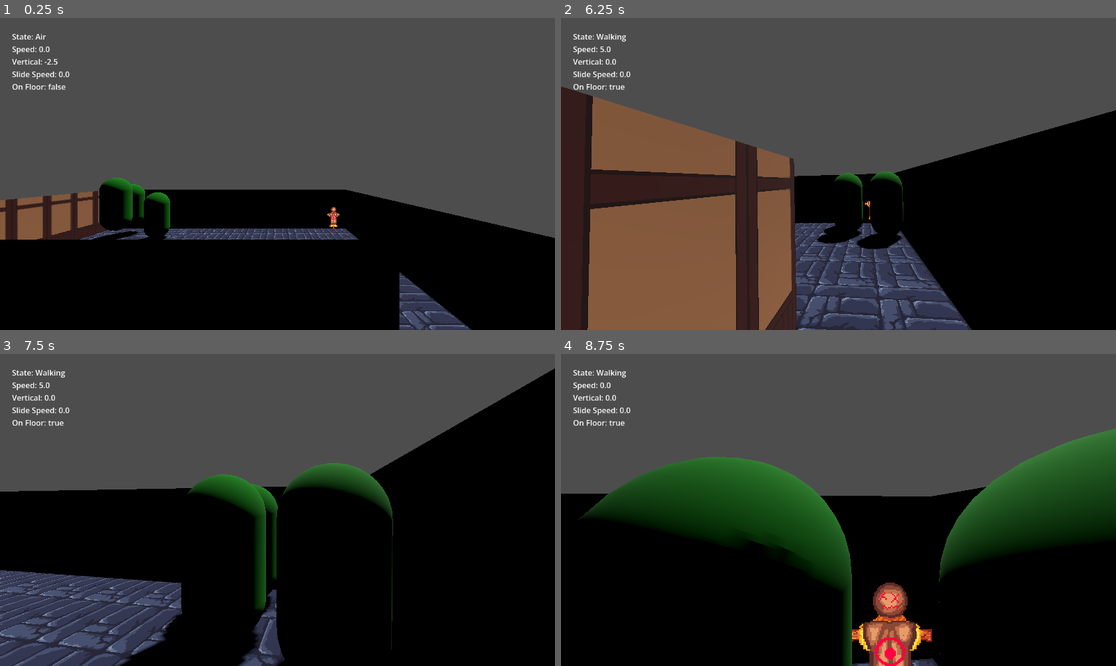
Above: before the commit, frames 1-4 (two rows, left to right).
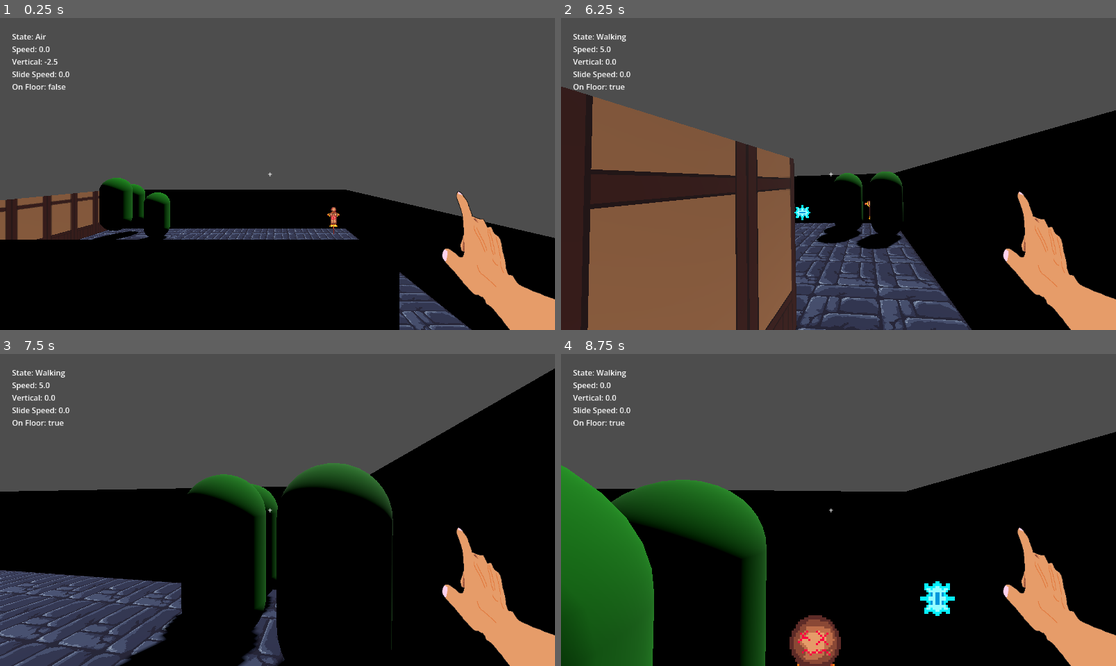
Above: after the commit, the same moments.

Repository: collinlongoria/dead-of-the-roundtable
Game: Godot game, scene res://Scenes/sandbox.tscn
Two runs of this game, one before a commit and one after it. Both use one fixed random seed, a clock stepped at 60 frames per second and the inputs below. The project has no main scene, so this scene is started directly.
Inputs (mouse positions are in pixels of both pictures, inside the frame that each line leads up to):
- Up to frame 1 (0.25 s): no input
- Up to frame 2 (6.25 s): move the mouse to (866, 174) at 0.52 s; hold Ctrl (slide) 0.53-1.28 s; hold W (move_forward) 0.53-5.78 s; tap Shift (sprint) at 0.8, 1.35, 3.05, 3.6, 5.3, 5.85 s; move the mouse to (810, 174) at 1.27 s; click (810, 174) at 1.55 s; move the mouse to (849, 167) at 2.02 s; press the mouse at (849, 167) at 2.03 s; tap Ctrl (slide) at 2.3, 2.85, 4.55 s; move the mouse to (832, 180) at 2.77 s; release the mouse at (832, 180) at 2.78 s; move the mouse to (877, 177) at 3.52 s; press the mouse at (877, 177) at 3.53 s; move the mouse to (794, 170) at 4.27 s; release the mouse at (794, 170) at 4.28 s; click (794, 170) at 4.35 s; move the mouse to (844, 174) at 5.02 s; hold Ctrl (slide) 5.03-5.78 s; tap Enter at 5.75 s; move the mouse to (816, 167) at 5.77 s; hold D (move_right) from 5.78 s (still down); click (816, 167) at 6.05 s
- Up to frame 3 (7.5 s): move the mouse to (305, 510) at 6.52 s; release D (move_right) at 6.53 s; press the mouse at (305, 510) at 6.53 s; hold W (move_forward) from 6.53 s (still down); tap Ctrl (slide) at 6.8, 7.35 s; move the mouse to (249, 510) at 7.27 s; release the mouse at (249, 510) at 7.28 s
- Up to frame 4 (8.75 s): keep holding W (move_forward); tap Shift (sprint) at 7.55, 8.1 s; move the mouse to (849, 503) at 8.02 s; press the mouse at (849, 503) at 8.03 s

The runs differ from the first frame. In frame 1, 3.4% of the frame differs, in the area x 48-100%, y 49-100%; in frame 2, 3.5%; in frame 3, 3.4%; in frame 4, 35%, in the area x 0-100%, y 23-100%.

Commit message:
spell resources and shooting (and hud)

Diff:
--- /dev/null
+++ b/Dead Of The Roundtable/Resources/SpellData/fireball.tres
@@ -0,0 +1,12 @@
+[gd_resource type="Resource" script_class="SpellData" format=3 uid="uid://c07j4mj04gbj0"]
+
+[ext_resource type="PackedScene" uid="uid://trwlac7ermtm" path="res://Scenes/fireball.tscn" id="1_527uf"]
+[ext_resource type="Script" uid="uid://drio2w8dn8u24" path="res://Scripts/spell_data.gd" id="1_n2bl7"]
+
+[resource]
+script = ExtResource("1_n2bl7")
+spell_name = "Fireball"
+damage = 60.0
+fire_rate = 1.0
+projectile_scene = ExtResource("1_527uf")
+metadata/_custom_type_script = "uid://drio2w8dn8u24"
--- /dev/null
+++ b/Dead Of The Roundtable/Resources/SpellData/ice_shard.tres
@@ -0,0 +1,13 @@
+[gd_resource type="Resource" script_class="SpellData" format=3 uid="uid://dn0h77o3w5pve"]
+
+[ext_resource type="Script" uid="uid://drio2w8dn8u24" path="res://Scripts/spell_data.gd" id="1_ajlup"]
+[ext_resource type="PackedScene" uid="uid://cq85x6ryq1343" path="res://Scenes/ice_shard.tscn" id="1_i3dpj"]
+
+[resource]
+script = ExtResource("1_ajlup")
+spell_name = "Ice Shard"
+damage = 20.0
+fire_rate = 0.3
+automatic = true
+projectile_scene = ExtResource("1_i3dpj")
+metadata/_custom_type_script = "uid://drio2w8dn8u24"
--- /dev/null
+++ b/Dead Of The Roundtable/Scenes/fireball.tscn
@@ -0,0 +1,17 @@
+[gd_scene format=3 uid="uid://trwlac7ermtm"]
+
+[ext_resource type="Texture2D" uid="uid://biojv6p1t0nb0" path="res://Assets/Sprites/bad_fireball.png" id="1_xi7wk"]
+
+[sub_resource type="SphereShape3D" id="SphereShape3D_xi7wk"]
+
+[node name="Fireball" type="RigidBody3D" unique_id=797516097]
+
+[node name="Sprite" type="Sprite3D" parent="." unique_id=1546738863]
+billboard = 1
+texture_filter = 0
+texture = ExtResource("1_xi7wk")
+hframes = 3
+
+[node name="CollisionShape3D" type="CollisionShape3D" parent="." unique_id=1444641925]
+transform = Transform3D(0.2, 0, 0, 0, 0.2, 0, 0, 0, 0.2, 0, 0, 0)
+shape = SubResource("SphereShape3D_xi7wk")
--- /dev/null
+++ b/Dead Of The Roundtable/Scenes/hud.tscn
@@ -0,0 +1,40 @@
+[gd_scene format=3 uid="uid://bvbxtf6nwtyp1"]
+
+[ext_resource type="Texture2D" uid="uid://crshtyp8ewpsp" path="res://Assets/Sprites/bad_hand.png" id="1_e0onf"]
+
+[node name="Hud" type="Control" unique_id=1583769511]
+layout_mode = 3
+anchors_preset = 15
+anchor_right = 1.0
+anchor_bottom = 1.0
+grow_horizontal = 2
+grow_vertical = 2
+mouse_filter = 2
+
+[node name="HandTexture" type="TextureRect" parent="." unique_id=1625981799]
+layout_mode = 1
+anchors_preset = 3
+anchor_left = 1.0
+anchor_top = 1.0
+anchor_right = 1.0
+anchor_bottom = 1.0
+offset_left = -640.0
+offset_top = -480.0
+grow_horizontal = 0
+grow_vertical = 0
+texture = ExtResource("1_e0onf")
+
+[node name="Crosshair" type="Label" parent="." unique_id=284929956]
+layout_mode = 1
+anchors_preset = 8
+anchor_left = 0.5
+anchor_top = 0.5
+anchor_right = 0.5
+anchor_bottom = 0.5
+offset_left = -20.0
+offset_top = -11.5
+offset_right = 20.0
+offset_bottom = 11.5
+grow_horizontal = 2
+grow_vertical = 2
+text = "+"
--- /dev/null
+++ b/Dead Of The Roundtable/Scenes/ice_shard.gd
@@ -0,0 +1,13 @@
+extends Area3D
+
+var damage: float = 0.0
+var speed: float = 10.0
+
+func _physics_process(delta: float) -> void:
+	position -= transform.basis.z * speed * delta
+
+func _on_body_entered(body: Node3D) -> void:
+	if body.has_method("take_damage"):
+		body.take_damage(damage)
+
+	queue_free()
--- /dev/null
+++ b/Dead Of The Roundtable/Scenes/ice_shard.tscn
@@ -0,0 +1,64 @@
+[gd_scene format=3 uid="uid://cq85x6ryq1343"]
+
+[ext_resource type="Texture2D" uid="uid://dmxarcc15yice" path="res://Assets/Sprites/bad_snowflake.png" id="1_23qfy"]
+[ext_resource type="Script" uid="uid://d4e2max3tqllx" path="res://Scenes/ice_shard.gd" id="1_w5rp8"]
+
+[sub_resource type="SphereShape3D" id="SphereShape3D_w5rp8"]
+
+[sub_resource type="Animation" id="Animation_w5rp8"]
+length = 0.001
+tracks/0/type = "value"
+tracks/0/imported = false
+tracks/0/enabled = true
+tracks/0/path = NodePath("Sprite:frame")
+tracks/0/interp = 1
+tracks/0/loop_wrap = true
+tracks/0/keys = {
+"times": PackedFloat32Array(0),
+"transitions": PackedFloat32Array(1),
+"update": 1,
+"values": [0]
+}
+
+[sub_resource type="Animation" id="Animation_fech5"]
+resource_name = "fly"
+length = 0.23333333
+loop_mode = 1
+tracks/0/type = "value"
+tracks/0/imported = false
+tracks/0/enabled = true
+tracks/0/path = NodePath("Sprite:frame")
+tracks/0/interp = 1
+tracks/0/loop_wrap = true
+tracks/0/keys = {
+"times": PackedFloat32Array(0, 0.1),
+"transitions": PackedFloat32Array(1, 1),
+"update": 1,
+"values": [0, 1]
+}
+
+[sub_resource type="AnimationLibrary" id="AnimationLibrary_u8r1m"]
+_data = {
+&"RESET": SubResource("Animation_w5rp8"),
+&"fly": SubResource("Animation_fech5")
+}
+
+[node name="IceShard" type="Area3D" unique_id=747440183]
+transform = Transform3D(10, 0, 0, 0, 10, 0, 0, 0, 10, 0, 0, 0)
+script = ExtResource("1_w5rp8")
+
+[node name="Sprite" type="Sprite3D" parent="." unique_id=2126748753]
+billboard = 1
+texture_filter = 0
+texture = ExtResource("1_23qfy")
+hframes = 2
+
+[node name="CollisionShape3D" type="CollisionShape3D" parent="." unique_id=1699675673]
+transform = Transform3D(0.2, 0, 0, 0, 0.2, 0, 0, 0, 0.2, 0, 0, 0)
+shape = SubResource("SphereShape3D_w5rp8")
+
+[node name="AnimationPlayer" type="AnimationPlayer" parent="." unique_id=1923551396]
+libraries/ = SubResource("AnimationLibrary_u8r1m")
+autoplay = &"fly"
+
+[connection signal="body_entered" from="." to="." method="_on_body_entered"]
--- a/Dead Of The Roundtable/Scenes/player.tscn
+++ b/Dead Of The Roundtable/Scenes/player.tscn
@@ -22,3 +22,6 @@
 [node name="PlayerCamera" type="Camera3D" parent="." unique_id=919823836]
 transform = Transform3D(1, 0, 0, 0, 1, 0, 0, 0, 1, 0, 0.7, 0)
 current = true
+
+[node name="SpellSpawnPoint" type="Marker3D" parent="PlayerCamera" unique_id=4784692]
+transform = Transform3D(1, 0, 0, 0, 1, 0, 0, 0, 1, 0.45838293, -0.40876555, -0.44317544)
--- a/Dead Of The Roundtable/Scenes/sandbox.tscn
+++ b/Dead Of The Roundtable/Scenes/sandbox.tscn
@@ -2,7 +2,9 @@
 
 [ext_resource type="PackedScene" uid="uid://dtwheaff3qch7" path="res://Scenes/player.tscn" id="1_d7bho"]
 [ext_resource type="PackedScene" uid="uid://ck2o87hv8ojnr" path="res://Scenes/debug_ui.tscn" id="2_2b6ht"]
+[ext_resource type="Resource" uid="uid://dn0h77o3w5pve" path="res://Resources/SpellData/ice_shard.tres" id="2_wpw8k"]
 [ext_resource type="MeshLibrary" uid="uid://q7p6rg826twn" path="res://Resources/MeshLibrary/MeshLibrary_sandbox.tres" id="2_y0mvb"]
+[ext_resource type="PackedScene" uid="uid://bvbxtf6nwtyp1" path="res://Scenes/hud.tscn" id="4_koc8j"]
 [ext_resource type="PackedScene" uid="uid://com4bfxvbhe76" path="res://Scenes/zombie.tscn" id="4_s2tkr"]
 [ext_resource type="PackedScene" uid="uid://crnlhmtd1tkbt" path="res://Scenes/dummy.tscn" id="5_1cu7a"]
 
@@ -18,6 +20,21 @@
 
 [node name="Player" parent="." unique_id=789297989 instance=ExtResource("1_d7bho")]
 transform = Transform3D(1, 0, 0, 0, 1, 0, 0, 0, 1, 0, 2.9341297, 0)
+walk_speed = null
+sprint_speed = null
+sprint_acceleration = null
+crouch_speed = null
+slide_speed_initial = null
+slide_friction = null
+slide_end_threshold = null
+mouse_sensitivity = null
+equipped_spell = ExtResource("2_wpw8k")
+strafe_tilt_max = null
+forward_tilt_max = null
+tilt_lerp_speed = null
+crouch_camera_offset = null
+bob_frequency = null
+bob_amplitude = null
 
 [node name="Navigation" type="NavigationRegion3D" parent="." unique_id=1252826394]
 navigation_mesh = SubResource("NavigationMesh_y0mvb")
@@ -42,17 +59,16 @@
 [node name="DebugUI" parent="UI" unique_id=110358034 node_paths=PackedStringArray("player") instance=ExtResource("2_2b6ht")]
 player = NodePath("../../Player")
 
-[node name="Zombie" parent="." unique_id=332882544 node_paths=PackedStringArray("target") instance=ExtResource("4_s2tkr")]
+[node name="Hud" parent="UI" unique_id=1583769511 instance=ExtResource("4_koc8j")]
+
+[node name="Zombie" parent="." unique_id=332882544 instance=ExtResource("4_s2tkr")]
 transform = Transform3D(1, 0, 0, 0, 1, 0, 0, 0, 1, -6.9343567, 1.854212, -9.747341)
-target = NodePath("../Player")
 
-[node name="Zombie2" parent="." unique_id=1059291197 node_paths=PackedStringArray("target") instance=ExtResource("4_s2tkr")]
+[node name="Zombie2" parent="." unique_id=1059291197 instance=ExtResource("4_s2tkr")]
 transform = Transform3D(1, 0, 0, 0, 1, 0, 0, 0, 1, -6.1280484, 2.2044702, -7.7377753)
-target = NodePath("../Player")
 
-[node name="Zombie3" parent="." unique_id=1227137393 node_paths=PackedStringArray("target") instance=ExtResource("4_s2tkr")]
+[node name="Zombie3" parent="." unique_id=1227137393 instance=ExtResource("4_s2tkr")]
 transform = Transform3D(1, 0, 0, 0, 1, 0, 0, 0, 1, -5.288263, 1.2465894, -8.932335)
-target = NodePath("../Player")
 
 [node name="Dummy" parent="." unique_id=1780045763 instance=ExtResource("5_1cu7a")]
 transform = Transform3D(1, 0, 0, 0, 1, 0, 0, 0, 1, 2.6200354, 1.133827, -9.502981)
--- a/Dead Of The Roundtable/Scripts/player.gd
+++ b/Dead Of The Roundtable/Scripts/player.gd
@@ -3,6 +3,7 @@
 # Refs
 @onready var camera: Camera3D = $PlayerCamera
 @onready var mesh: MeshInstance3D = $PlayerMesh
+@onready var spell_spawn_point: Marker3D = $PlayerCamera/SpellSpawnPoint
 
 # Params
 @export var walk_speed: float = 5.0 # base walk speed
@@ -14,6 +15,9 @@
 @export var slide_end_threshold: float = 2.0 # how slow the player must be sliding for it to end
 @export var mouse_sensitivity: float = 0.003 # mouse sensitiivity multiplier
 
+# Spell Params
+@export var equipped_spell: SpellData
+
 # Camera Tilt Params
 @export var strafe_tilt_max: float = 1.5 # maximum amount camera will tilt (side to side)
 @export var forward_tilt_max: float = 0.3 # maximum amount camera will tilt (forward and back)
@@ -37,6 +41,7 @@
 var sprint_toggled: bool = false
 var slide_just_ended: bool = false
 var bob_time: float = 0.0
+var can_fire: bool = true
 
 func _ready() -> void:
 	Input.mouse_mode = Input.MOUSE_MODE_CAPTURED
@@ -99,6 +104,8 @@
 	camera.position.y = lerp(camera.position.y, target_y, 10.0 * delta)
 
 	move_and_slide()
+
+	_handle_shooting()
 
 func _determine_state(input_dir: Vector2, on_floor: bool) -> State:
 	if state == State.SLIDE:
@@ -190,3 +197,33 @@
 	camera.rotation.x += pitch_tilt_new
 	camera.rotation.x = clamp(camera.rotation.x, deg_to_rad(-85), deg_to_rad(85))
 	camera.set_meta("pitch_tilt", pitch_tilt_new)
+
+func _handle_shooting() -> void:
+	if not equipped_spell:
+		return
+	if not can_fire:
+		return
+
+	var is_shooting = false
+	if equipped_spell.automatic:
+		is_shooting = Input.is_action_pressed("shoot")
+	else:
+		is_shooting = Input.is_action_just_pressed("shoot")
+
+	if is_shooting:
+		_cast_spell()
+
+func _cast_spell() -> void:
+	can_fire = false
+
+	# spawn projectile
+	var projectile = equipped_spell.projectile_scene.instantiate()
+	get_tree().root.add_child(projectile)
+	projectile.global_transform = spell_spawn_point.global_transform
+
+	if "damage" in projectile:
+		projectile.damage = equipped_spell.damage
+
+	# start cooldown timer
+	var timer := get_tree().create_timer(equipped_spell.fire_rate)
+	timer.timeout.connect(func(): can_fire = true)
--- /dev/null
+++ b/Dead Of The Roundtable/Scripts/spell_data.gd
@@ -0,0 +1,9 @@
+extends Resource
+class_name SpellData
+
+@export var spell_name: String = "New Spell" # name of spell
+@export var damage: float = 10.0 # this is per 'projectile'
+@export var fire_rate: float = 0.5 # time in seconds between shots
+@export var automatic: bool = false # whether holding down the fire button triggers spell
+
+@export var projectile_scene: PackedScene # linked scene
--- a/Dead Of The Roundtable/Scripts/zombie.gd
+++ b/Dead Of The Roundtable/Scripts/zombie.gd
@@ -1,6 +1,11 @@
 extends CharacterBody3D
 
+# These vars will change based on round
 @export var speed: float = 3.0
+
+@export var max_health: float = 100.0
+var current_health: float
+
 @export var target_group: String = "targets"
 
 @onready var nav_agent: NavigationAgent3D = $ZombieNavigationAgent
@@ -8,7 +13,18 @@
 var target: Node3D
 
 func _ready():
+	current_health = max_health
+
 	$TargetTimer.wait_time = randf_range(0.4, 0.6)
+
+func take_damage(amount: float) -> void:
+	current_health -= amount
+	if current_health <= 0:
+		die()
+
+func die() -> void:
+	# Can do more here later
+	queue_free()
 
 func _physics_process(delta: float) -> void:
 	if not target or nav_agent.is_navigation_finished():
--- a/Dead Of The Roundtable/project.godot
+++ b/Dead Of The Roundtable/project.godot
@@ -51,6 +51,11 @@
 , Object(InputEventKey,"resource_local_to_scene":false,"resource_name":"","device":-1,"window_id":0,"alt_pressed":false …(182 unchanged characters)…
 ]
 }
+shoot={
+"deadzone": 0.2,
+"events": [Object(InputEventMouseButton,"resource_local_to_scene":false,"resource_name":"","device":-1,"window_id":0,"alt_pressed":false,"shift_pressed":false,"ctrl_pressed":false,"meta_pressed":false,"button_mask":0,"position":Vector2(0, 0),"global_position":Vector2(0, 0),"factor":1.0,"button_index":1,"canceled":false,"pressed":false,"double_click":false,"script":null)
+]
+}
 
 [physics]
 
Binary file added: Dead Of The Roundtable/Assets/Sprites/bad_fireball.png
Not shown, added: Dead Of The Roundtable/Assets/Sprites/bad_fireball.png.import
Binary file added: Dead Of The Roundtable/Assets/Sprites/bad_hand.png
Not shown, added: Dead Of The Roundtable/Assets/Sprites/bad_hand.png.import
Binary file added: Dead Of The Roundtable/Assets/Sprites/bad_snowflake.png
Not shown, added: Dead Of The Roundtable/Assets/Sprites/bad_snowflake.png.import
Not shown, added: Dead Of The Roundtable/Scenes/ice_shard.gd.uid
Not shown, added: Dead Of The Roundtable/Scripts/spell_data.gd.uid
Not shown, added: aseprite files/bad_fireball.aseprite
Not shown, added: aseprite files/bad_hand.aseprite
Not shown, added: aseprite files/bad_snowflake.aseprite
